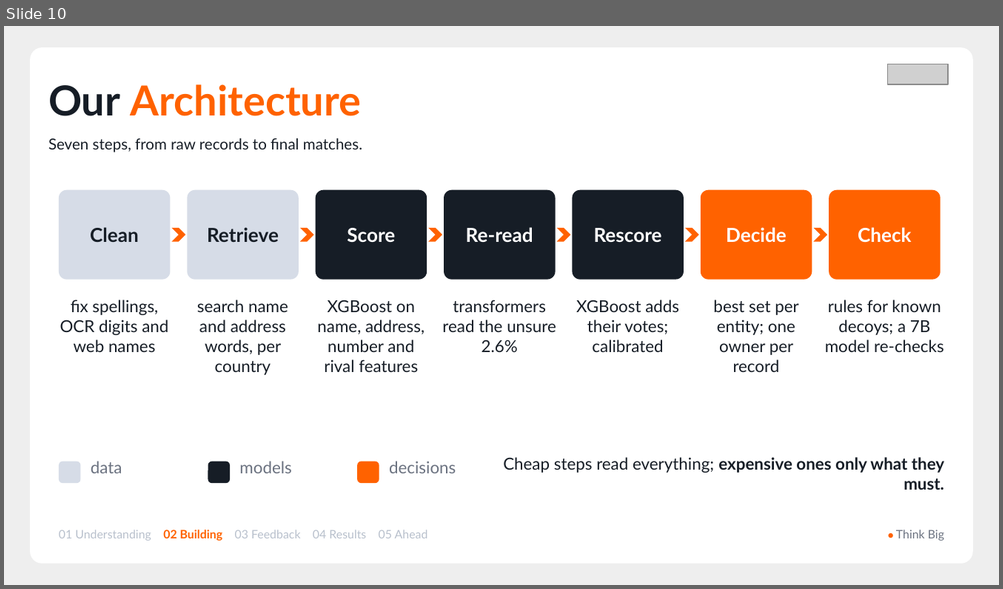
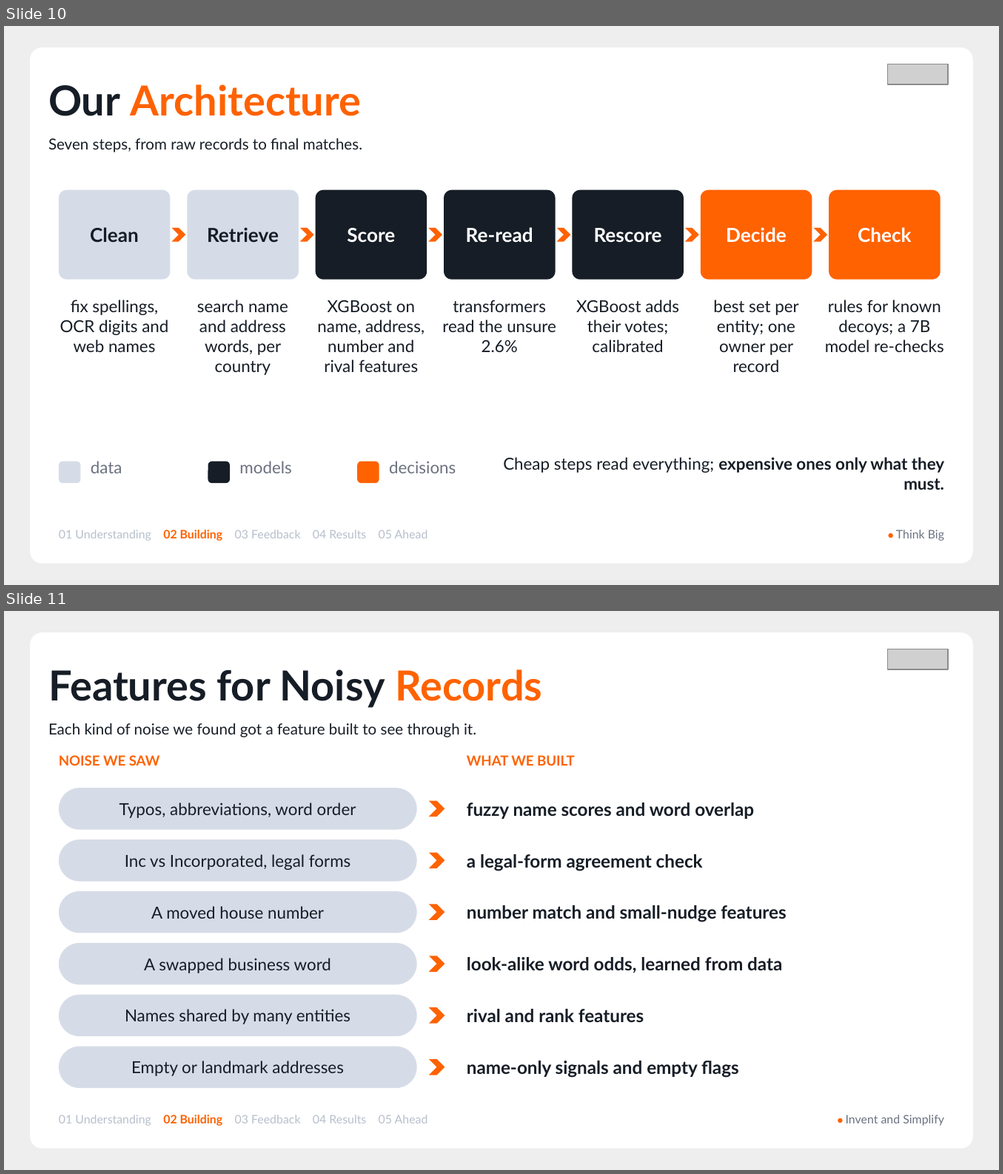
Before and after one commit to AmeyaBorkar/Grenuke, a slide deck: finale/Grenuke_Finale_Deck.pptx. Shown one above the other, each under a label of ours: slide 10 before the commit, slides 10 and 11 after it. The pictures are 1003x589 and 1003x1174 pixels, drawn with LibreOffice and Linux fonts; fonts in the diff are those of the drawing; grey boxes stand for pictures. Boxes give left, top, right and bottom in pixels: in the first picture for what was removed or moved away, otherwise in the second. Text is boxed around its words. In the diff, an @@ line names an element or a change of style, - is before the commit and + after.

Commit message:
docs(finale): deck v4 covers every topic in the organisers' guidelines
Adds features for noisy records, handling edge cases (singletons, noisy names and addresses, the unseen country) and how we measured (holdout, paired bootstrap, precision 99.9% vs recall 97.5%); names the three sources and our framing; lessons as worked / didn't / differently; zoomed chart scales labelled; script about 8.5-9 minutes. Validator PASS.

```diff
--- a/finale/Grenuke_Finale_Deck.pptx
+++ b/finale/Grenuke_Finale_Deck.pptx
@@ slide 11 added at <box>4,611,999,1170</box>, background #EEEEEE @@
@@ rounded rectangle added at <box>30,633,973,1149</box>, fill #FFFFFF @@
@@ picture added at <box>887,649,948,669</box> @@
@@ text added at <box>48,669,542,738</box>, 11 pt, text #161D26 @@
+Features for Noisy Records
+Each kind of noise we found got a feature built to see through it.
@@ text added at <box>59,755,160,766</box>, 10 pt, text #FF6200, bold @@
+NOISE WE SAW
@@ text added at <box>466,755,575,766</box>, 10 pt, text #FF6200, bold @@
+WHAT WE BUILT
@@ rounded rectangle added at <box>59,788,417,830</box>, fill #D6DCE7, 12 pt, text #161D26 @@
+Typos, abbreviations, word order
@@ chevron added at <box>429,801,444,817</box>, fill #FF6200 @@
@@ text added at <box>466,803,754,819</box>, 13 pt, text #161D26, bold @@
+fuzzy name scores and word overlap
@@ rounded rectangle added at <box>59,840,417,882</box>, fill #D6DCE7, 12 pt, text #161D26 @@
+Inc vs Incorporated, legal forms
@@ chevron added at <box>429,853,444,869</box>, fill #FF6200 @@
@@ text added at <box>466,854,703,871</box>, 13 pt, text #161D26, bold @@
+a legal-form agreement check
@@ rounded rectangle added at <box>59,891,417,933</box>, fill #D6DCE7, 12 pt, text #161D26 @@
+A moved house number
@@ chevron added at <box>429,904,444,920</box>, fill #FF6200 @@
@@ text added at <box>466,906,785,923</box>, 13 pt, text #161D26, bold @@
+number match and small-nudge features
@@ rounded rectangle added at <box>59,943,417,985</box>, fill #D6DCE7, 12 pt, text #161D26 @@
+A swapped business word
@@ chevron added at <box>429,956,444,972</box>, fill #FF6200 @@
@@ text added at <box>466,957,782,974</box>, 13 pt, text #161D26, bold @@
+look-alike word odds, learned from data
@@ rounded rectangle added at <box>59,995,417,1037</box>, fill #D6DCE7, 12 pt, text #161D26 @@
+Names shared by many entities
@@ chevron added at <box>429,1008,444,1024</box>, fill #FF6200 @@
@@ text added at <box>466,1009,643,1022</box>, 13 pt, text #161D26, bold @@
+rival and rank features
@@ rounded rectangle added at <box>59,1047,417,1088</box>, fill #D6DCE7, 12 pt, text #161D26 @@
+Empty or landmark addresses
@@ chevron added at <box>429,1059,444,1076</box>, fill #FF6200 @@
@@ text added at <box>466,1061,739,1078</box>, 13 pt, text #161D26, bold @@
+name-only signals and empty flags
@@ text added at <box>59,1115,428,1126</box>, 8.5 pt, text #B8C0CC @@
+01 Understanding 02 Building 03 Feedback 04 Results 05 Ahead
@@ text added at <box>845,1115,944,1126</box>, 8.5 pt, text #6B7280 @@
+● Invent and Simplify
```
Also in this commit, not shown: 5 slides changed, 2 other slides added, 2 other files.
